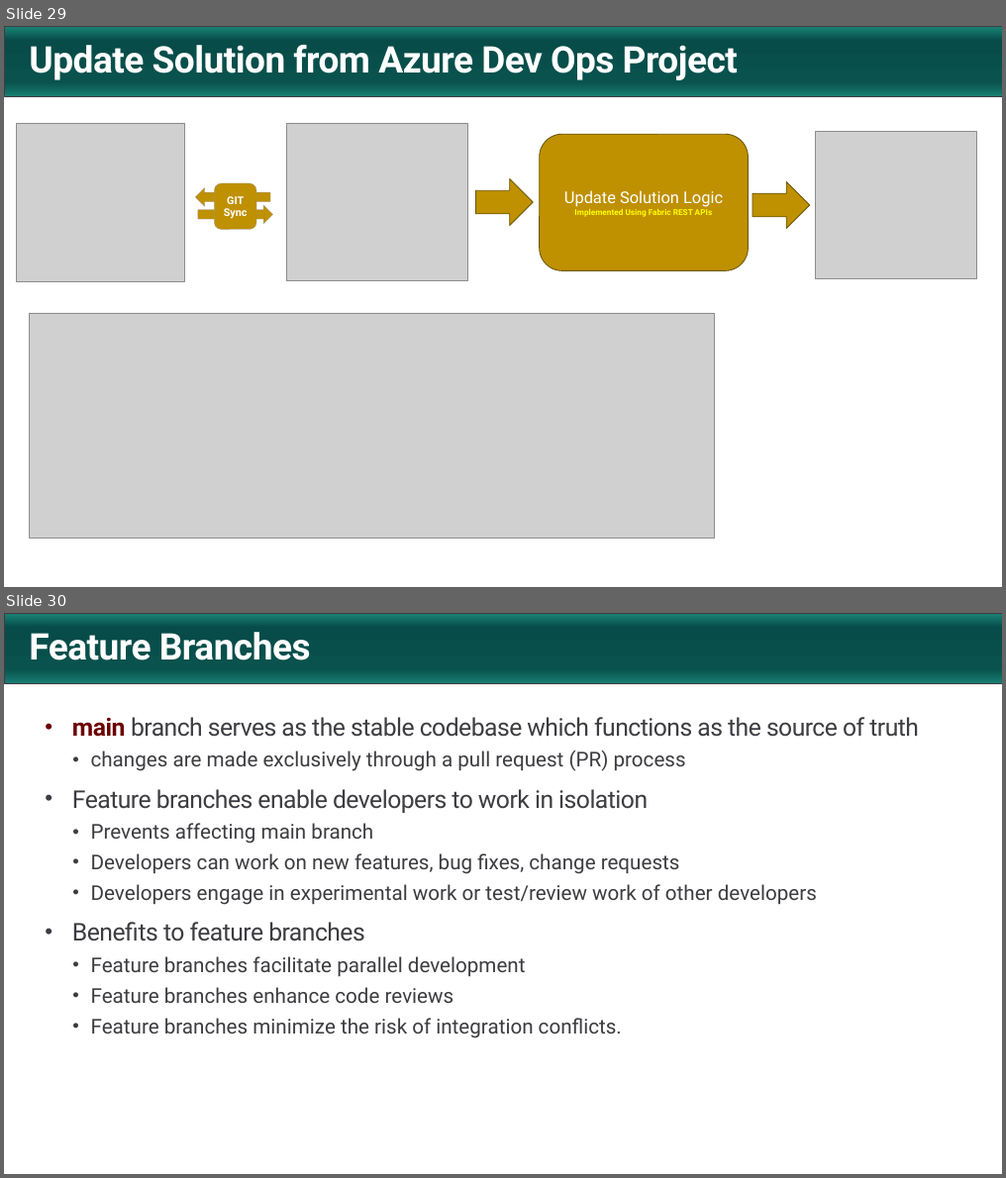
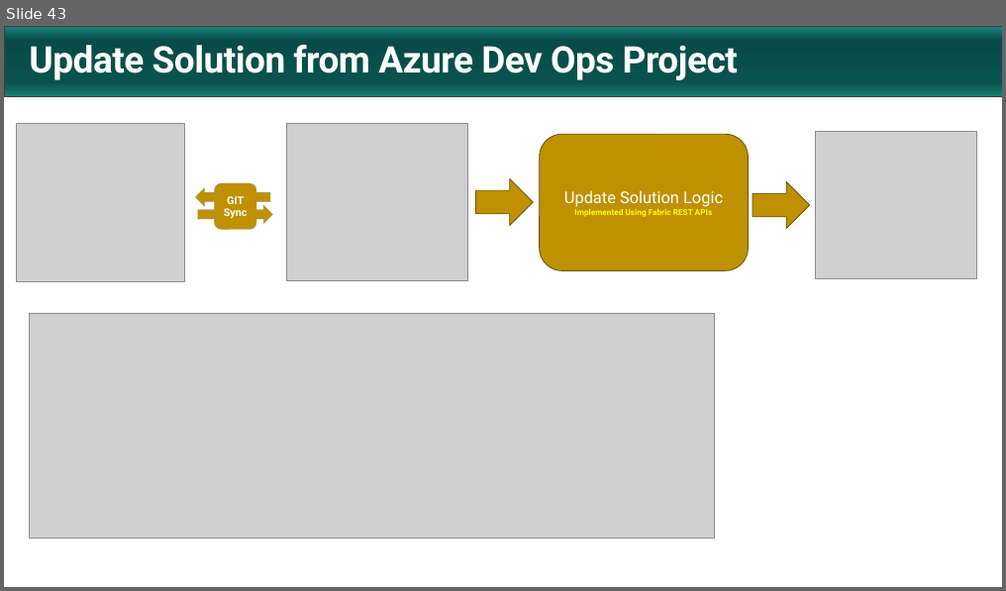
Before and after one commit to FabricDevCamp/FabricSolutionDeployment, a slide deck: docs/Automating Fabric Solution Deployment.pptx. Shown one above the other, each under a label of ours: slides 29 and 30 before the commit, slide 43 after it. The pictures are 1006x1178 and 1006x591 pixels, drawn with LibreOffice and Linux fonts; fonts in the diff are those of the drawing; grey boxes stand for pictures; background and template pictures are left out. Boxes give left, top, right and bottom in pixels: in the first picture for what was removed or moved away, otherwise in the second. Text is boxed around its words. In the diff, an @@ line names an element or a change of style, - is before the commit and + after.

```diff
--- a/docs/Automating Fabric Solution Deployment.pptx
+++ b/docs/Automating Fabric Solution Deployment.pptx
@@ slide 30 removed at <box>4,613,1002,1174</box>, background #FFFFFF; not listed: 1 template element that a slide beside it also shows @@
@@ title removed at <box>29,632,311,661</box> @@
-Feature Branches
@@ text removed at <box>72,717,919,1039</box> @@
-• main branch serves as the stable codebase which functions as the source of truth
-  • changes are made exclusively through a pull request (PR) process
-• Feature branches enable developers to work in isolation
-  • Prevents affecting main branch
-  • Developers can work on new features, bug fixes, change requests
-  • Developers engage in experimental work or test/review work of other developers
-• Benefits to feature branches
-  • Feature branches facilitate parallel development
-  • Feature branches enhance code reviews
-  • Feature branches minimize the risk of integration conflicts.
@@ what was slide 29 is now slide 43 @@
```
Also in this commit, not shown: 10 slides changed, 23 slides added, 12 other slides removed.
